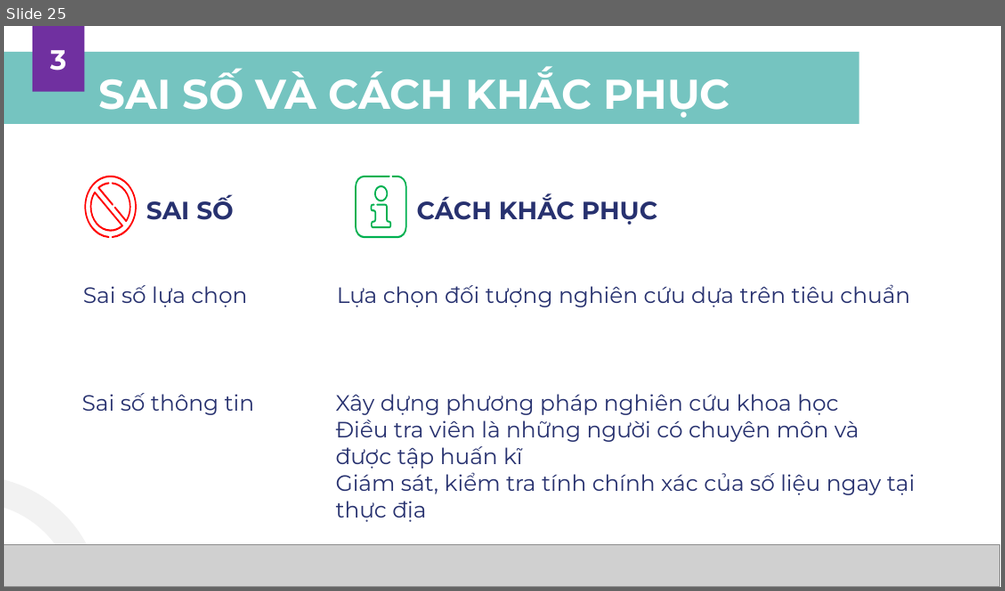
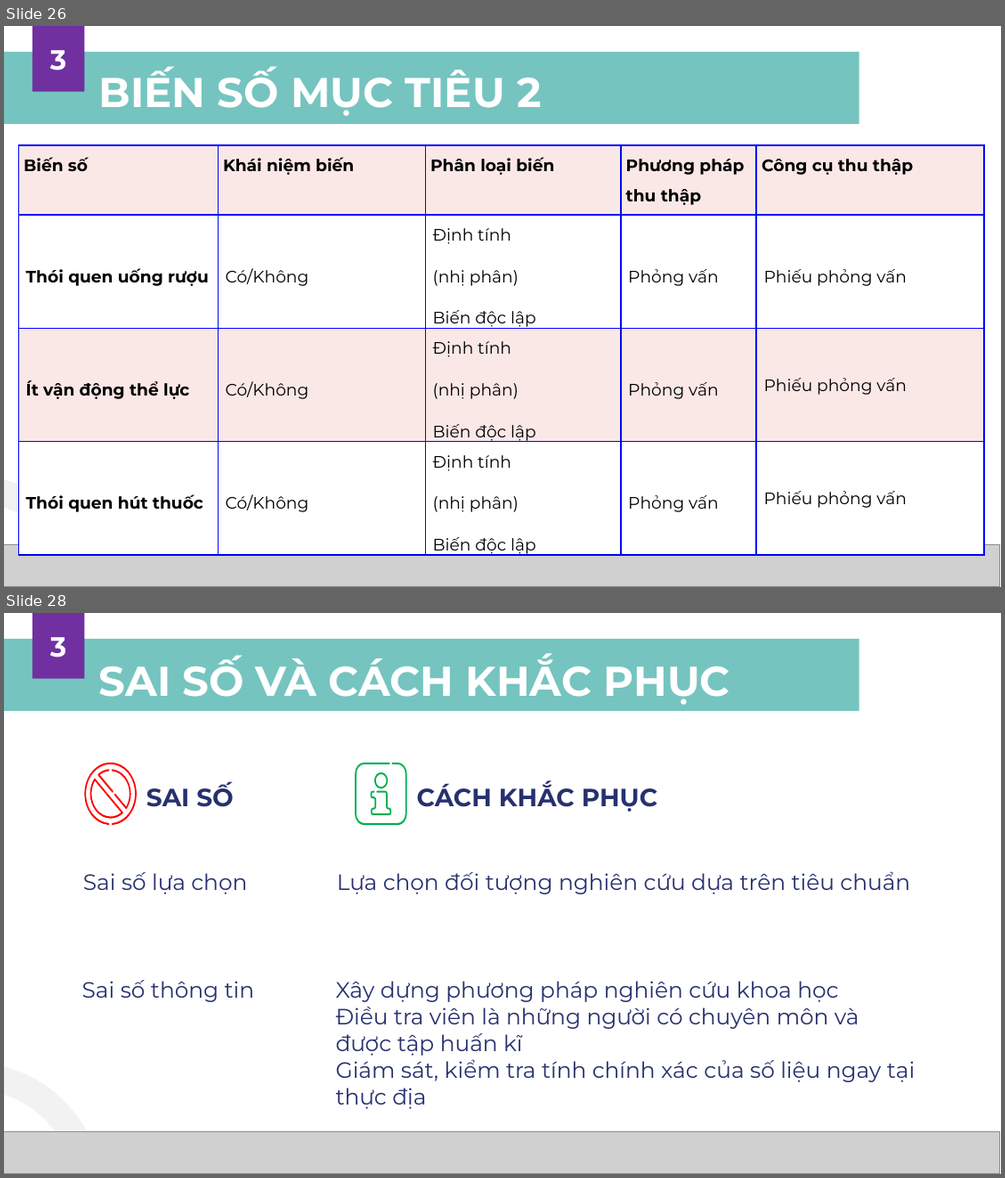
Before and after one commit to MedPocket/HPMUDocs-2021, a slide deck: Nghien-cuu-khoa-hoc/Nhom-4_K39C_Thuyet-trinh-NCKH.pptx. Shown one above the other, each under a label of ours: slide 25 before the commit, slides 26 and 28 after it; the slides between them are not shown. The pictures are 1005x591 and 1005x1178 pixels, drawn with LibreOffice and Linux fonts; fonts in the diff are those of the drawing; grey boxes stand for pictures; background and template pictures are left out. Boxes give left, top, right and bottom in pixels: in the first picture for what was removed or moved away, otherwise in the second. Text is boxed around its words. In the diff, an @@ line names an element or a change of style, - is before the commit and + after.

```diff
--- a/Nghien-cuu-khoa-hoc/Nhom-4_K39C_Thuyet-trinh-NCKH.pptx
+++ b/Nghien-cuu-khoa-hoc/Nhom-4_K39C_Thuyet-trinh-NCKH.pptx
@@ slide 26 added at [4, 26, 1001, 587], background #FFFFFF; not listed: 2 template elements that a slide beside it also shows @@
@@ rectangle added at [32, 26, 85, 92], fill #7030A0, 20 pt, text #FFFFFF, bold @@
+3
@@ title added at [99, 67, 542, 116], 30 pt, text #FFFFFF, bold @@
+BIẾN SỐ MỤC TIÊU 2
@@ table added at [19, 145, 984, 559], 4 rows, 5 columns @@
+Biến số | Khái niệm biến | Phân loại biến | Phương pháp thu thập | Công cụ thu thập
+Thói quen uống rượu | Có/Không | Định tính / (nhị phân) / Biến độc lập | Phỏng vấn | Phiếu phỏng vấn
+Ít vận động thể lực | Có/Không | Định tính / (nhị phân) / Biến độc lập | Phỏng vấn | Phiếu phỏng vấn
+Thói quen hút thuốc | Có/Không | Định tính / (nhị phân) / Biến độc lập | Phỏng vấn | Phiếu phỏng vấn
@@ picture added at [4, 544, 1000, 586] @@
@@ what was slide 25 is now slide 28 @@
```
Also in this commit, not shown: 6 slides changed, 4 other slides added, 1 slide removed, 1 other file.
